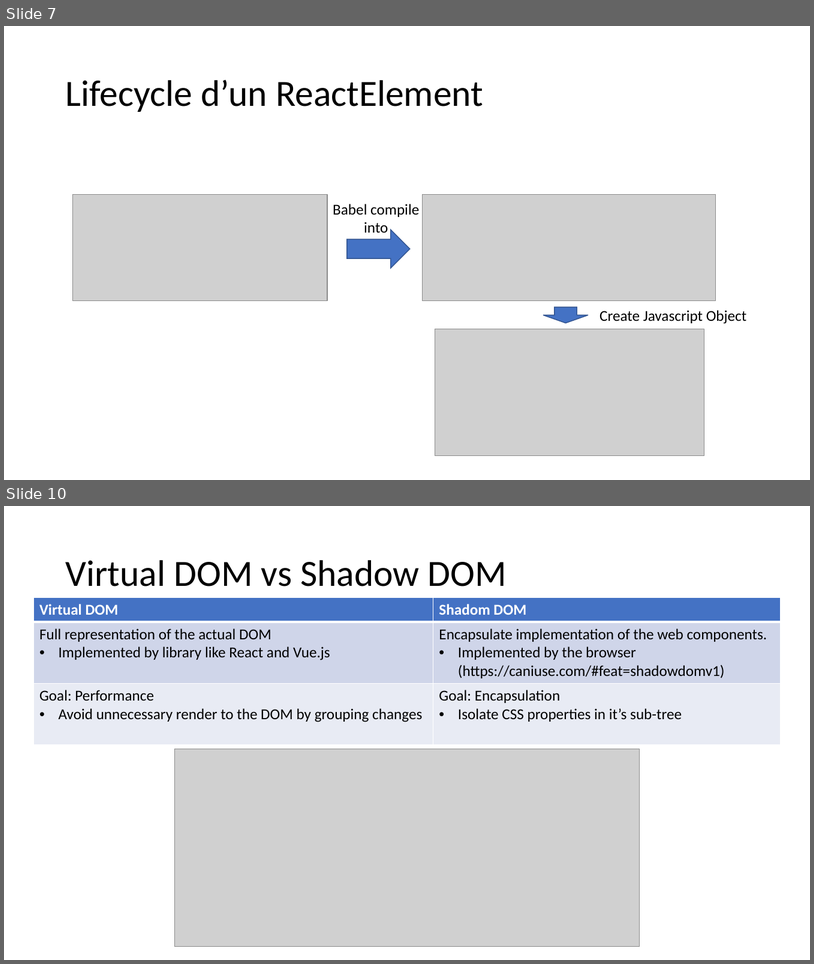
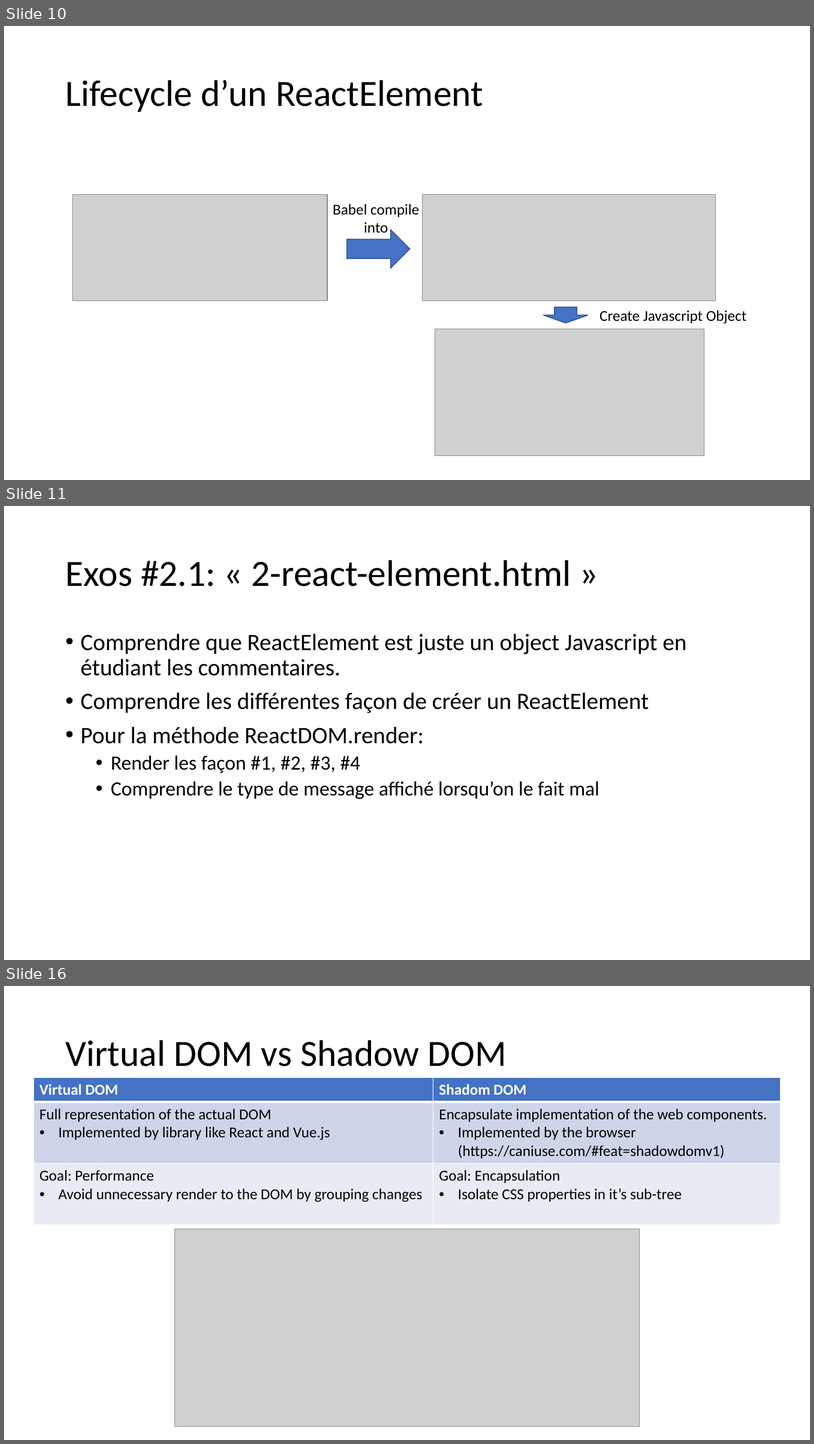
Before and after one commit to samuelgaudreau/formation-front-end-3, a slide deck: part-2/React-Perfo.pptx. Shown one above the other, each under a label of ours: slides 7 and 10 before the commit, slides 10, 11 and 16 after it; the slides between them are not shown. The pictures are 814x964 and 814x1444 pixels, drawn with LibreOffice and Linux fonts; fonts in the diff are those of the drawing; grey boxes stand for pictures. Boxes give left, top, right and bottom in pixels: in the first picture for what was removed or moved away, otherwise in the second. Text is boxed around its words. In the diff, an @@ line names an element or a change of style, - is before the commit and + after.

```diff
--- a/part-2/React-Perfo.pptx
+++ b/part-2/React-Perfo.pptx
@@ slide 11 added at (x1=4, y1=506, x2=810, y2=960), background #FFFFFF @@
@@ title added at (x1=65, y1=560, x2=571, y2=586), 44 pt, text #000000 @@
+Exos #2.1: « 2-react-element.html »
@@ text added at (x1=81, y1=633, x2=687, y2=799), 28 pt, text #000000 @@
+• Comprendre que ReactElement est juste un object Javascript en étudiant les commentaires.
+• Comprendre les différentes façon de créer un ReactElement
+• Pour la méthode ReactDOM.render:
+  • Render les façon #1, #2, #3, #4
+  • Comprendre le type de message affiché lorsqu’on le fait mal
@@ what was slide 7 is now slide 10 @@
@@ what was slide 10 is now slide 16 @@
```
Also in this commit, not shown: 11 slides changed, 12 other slides added, 1 slide removed, 10 other files.
